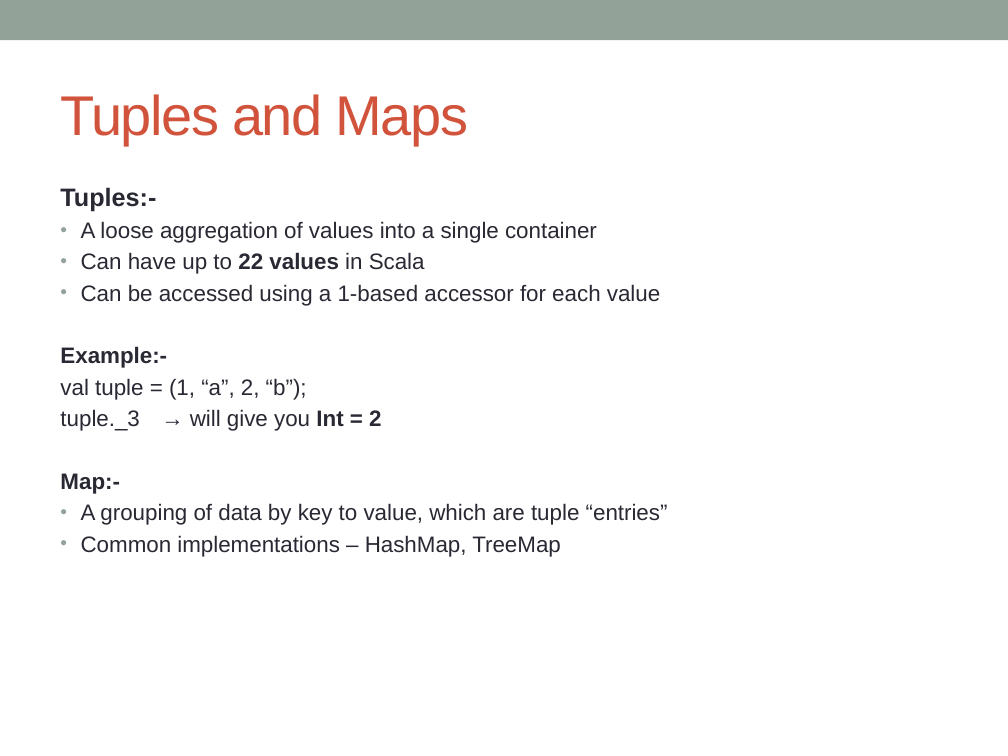
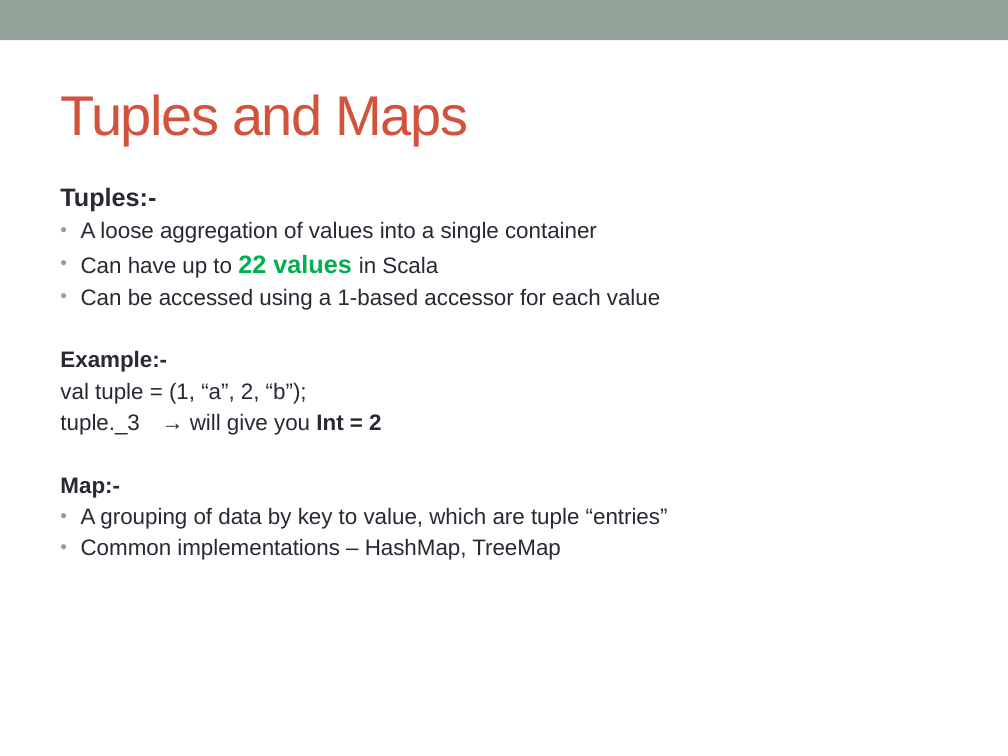
Before and after one commit to notionquest/ProjectDocumentation, a slide deck: slide 12 of Scala_Features.pptx (slide 9 before the commit). Drawn at 1008x756 pixels with LibreOffice and Linux fonts; fonts in the diff are those of the drawing. Boxes give left, top, right and bottom in pixels: in the first picture for what was removed or moved away, otherwise in the second. Text is boxed around its words. In the diff, an @@ line names an element or a change of style, - is before the commit and + after.

```diff
--- a/Scala_Features.pptx
+++ b/Scala_Features.pptx
@@ text at (x1=81, y1=254, x2=438, y2=278): size 16 to 18 pt, text colour #292934 to #00B050 in "22 values" @@
```
Also in this commit, not shown: 2 other slides changed, 4 slides added.
